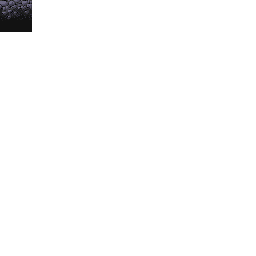
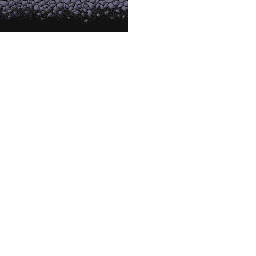
Comparing the layer stacks of the two 256 x 256 images. Changes:
painted on "Background" over [32, 0, 128, 32]
